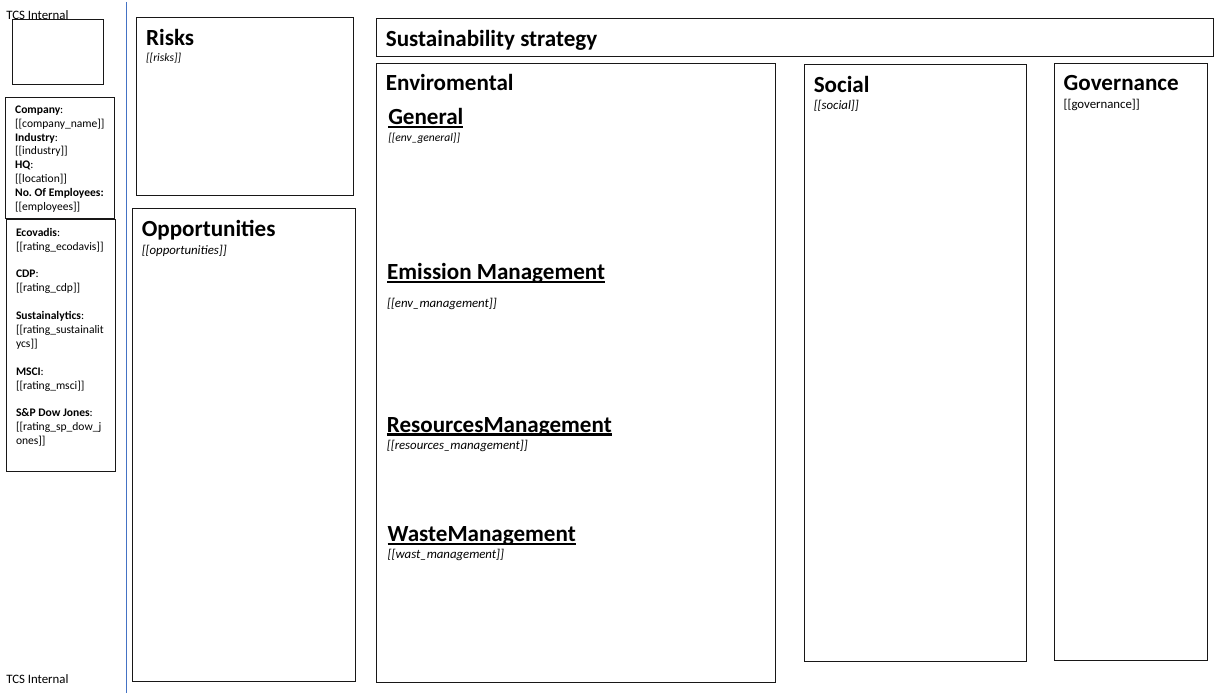
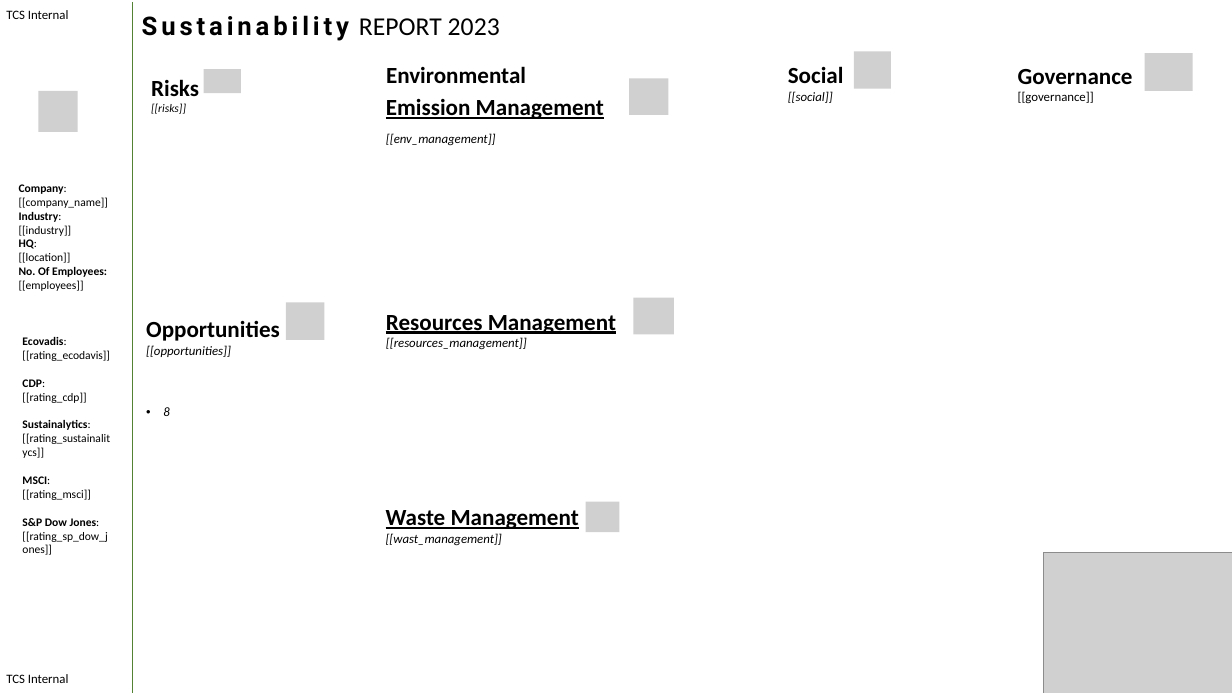
Before and after one commit to juan-ee/ilearn-backend, a slide deck: slide 1 of template.pptx. Drawn at 1232x693 pixels with LibreOffice and Linux fonts; fonts in the diff are those of the drawing; grey boxes stand for pictures; background and template pictures are left out. Boxes give left, top, right and bottom in pixels: in the first picture for what was removed or moved away, otherwise in the second. Text is boxed around its words. In the diff, an @@ line names an element or a change of style, - is before the commit and + after.

```diff
--- a/template.pptx
+++ b/template.pptx
@@ rectangle at bbox=[13, 19, 104, 85]: fill none to #FFFFFF; outline #181717 0.75 pt to none @@
@@ line moved from (127, 2) - (127, 693) to (133, 2) - (133, 693) @@
@@ line (133, 2) - (133, 693): stroke #4472C4 0.5 pt to #548235 0.5 pt @@
@@ text "Sustainability REPORT 2023": place and size @@
-text "Sustainability REPORT 2023" at bbox=[377, 18, 1214, 55]
+text "Sustainability REPORT 2023" at bbox=[359, 18, 500, 35]
@@ text at bbox=[359, 18, 500, 35]: text changed; size 18 to 20 pt; font Calibri to Roboto @@
-Sustainability strategy
+Sustainability REPORT 2023
@@ outline #181717 0.75 pt to none in 7 elements at bbox=[1018, 69, 1133, 103], bbox=[19, 184, 108, 291], bbox=[151, 79, 199, 114], bbox=[22, 337, 110, 542], bbox=[146, 320, 280, 416], bbox=[359, 18, 500, 35], bbox=[386, 66, 526, 83] @@
@@ text "Environmental": place and size @@
-text "Environmental" at bbox=[377, 63, 776, 683]
+text "Environmental" at bbox=[386, 66, 526, 83]
@@ rectangle "Social": place and size @@
-rectangle "Social" at bbox=[805, 65, 1028, 662]
+rectangle "Social" at bbox=[779, 56, 1002, 653]
@@ rectangle "Social" at bbox=[779, 56, 1002, 653]: fill none to #FFFFFF; outline #181717 0.75 pt to none; shadow on @@
@@ picture added at bbox=[854, 52, 891, 89] @@
@@ text "Governance": place and size @@
-text "Governance" at bbox=[1055, 63, 1208, 660]
+text "Governance" at bbox=[1018, 69, 1133, 103]
@@ picture added at bbox=[1145, 53, 1193, 91] @@
@@ text "Risks": place and size @@
-text "Risks" at bbox=[137, 18, 353, 195]
+text "Risks" at bbox=[151, 79, 199, 114]
@@ picture added at bbox=[203, 69, 240, 93] @@
@@ text "Emission Management": place and size @@
-text "Emission Management" at bbox=[387, 263, 605, 310]
+text "Emission Management" at bbox=[386, 99, 604, 146]
@@ text at bbox=[386, 66, 526, 83]: text changed @@
-Enviromental
+Environmental
@@ picture added at bbox=[629, 79, 669, 116] @@
@@ picture added at bbox=[39, 91, 78, 131] @@
@@ text removed at bbox=[388, 107, 463, 143] @@
-General
-[[env_general]]
@@ text "Company:": place and size @@
-text "Company:" at bbox=[6, 97, 114, 218]
+text "Company:" at bbox=[19, 184, 108, 291]
@@ picture added at bbox=[634, 298, 675, 335] @@
@@ text "Ecovadis:": place and size @@
-text "Ecovadis:" at bbox=[6, 220, 115, 472]
+text "Ecovadis:" at bbox=[22, 337, 110, 542]
@@ text "Opportunities": place and size @@
-text "Opportunities" at bbox=[133, 209, 357, 682]
+text "Opportunities" at bbox=[146, 320, 280, 416]
@@ picture added at bbox=[286, 302, 324, 340] @@
@@ text "Resources Management": place and size @@
-text "Resources Management" at bbox=[387, 417, 612, 452]
+text "Resources Management" at bbox=[386, 315, 616, 350]
@@ text at bbox=[386, 315, 616, 334]: spaces changed @@
-ResourcesManagement
+Resources Management
@@ text at bbox=[163, 407, 169, 416]: paragraph added @@
+• 8
@@ text "Waste Management": place and size @@
-text "Waste Management" at bbox=[388, 526, 576, 561]
+text "Waste Management" at bbox=[386, 510, 579, 546]
@@ picture added at bbox=[586, 502, 620, 532] @@
@@ text at bbox=[386, 510, 579, 529]: spaces changed @@
-WasteManagement
+Waste Management
@@ picture added at bbox=[1043, 553, 1232, 693] @@
```
Also in this commit, not shown: 19 other files.
